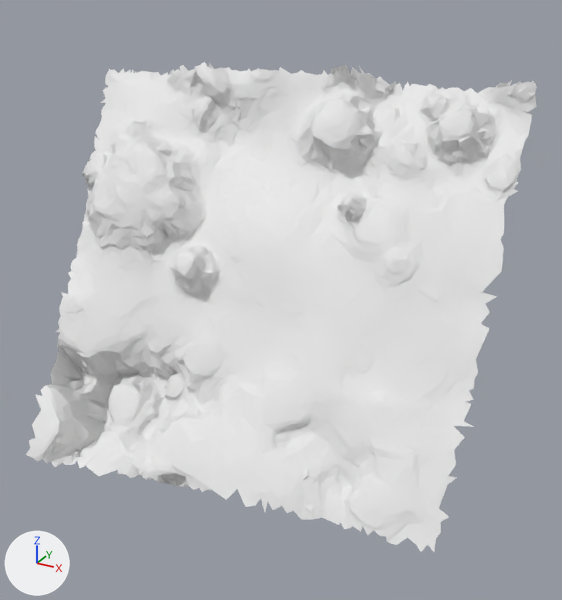
Two versions of the glTF model moon small_tiles/tile_326.glb, one commit apart.
The view is the same before and after, from a 50 mm lens placed at (0.4, 16.02, -13.16), pointed at (-3.56, 23.22, -16.76). The axes (+X, +Y, +Z) are drawn at lower left. The lights are the same throughout. The older version comes first. Vertices at exactly the same position are counted once.

In view in the first picture: 't326'.
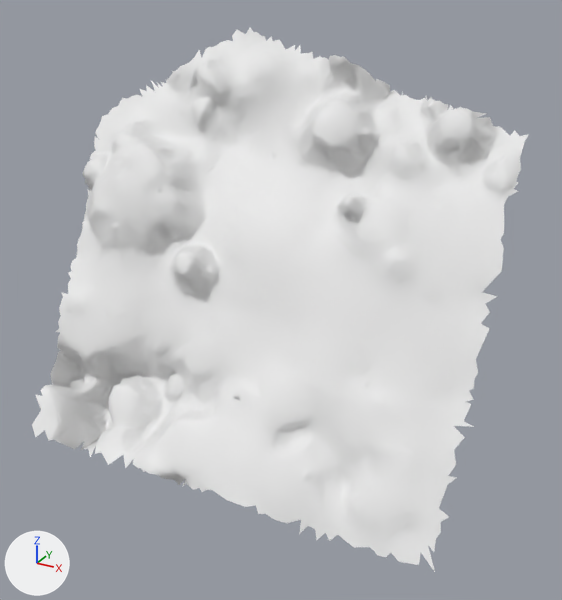
Diff of the bpy script that builds the scene:
```diff
--- a/moon small_tiles/tile_326.glb.py
+++ b/moon small_tiles/tile_326.glb.py
@@ me_t326 @@
 # used by ob_t326; location = (0.0, 0.0, 0.0)
-me_t326.from_pydata(...)  # 4785 vertices, 9247 faces; spans x -6.76..-1.14, y 21.3..25.1, z -18.72..-14.29
+me_t326.from_pydata(...)  # 4724 vertices, 9131 faces; spans x -6.64..-1.14, y 21.45..24.96, z -18.79..-13.95
+# me_t326 part 1: 199 vertices removed from x -6.76..-1.31, y 23.94..25.1, z -15.04..-14.36; 163 vertices added at x -5.55..-3.26, y 24.38..24.92, z -14.41..-13.95
+# me_t326 part 2: 58 vertices removed from x -5.96..-4.2, y 21.3..21.88, z -18.72..-18.35
+# me_t326 part 3: 33 vertices added at x -3.06..-1.15, y 21.8..22.06, z -18.79..-18.61
```

What differs and where, as boxes (x1, y1, x2, y2) in the pictures (562 x 600 px; the box of a moved part takes in the faces that stretch with it):
't326', reshaped (11% taller)
    before: (26, 62, 537, 552)
    after: (32, 28, 528, 572)
part 1 of me_t326, moved or reshaped
    before: (100, 69, 537, 135)
    after: (184, 28, 368, 75)
part 2 of me_t326, deleted
    before: (26, 430, 179, 487)
part 3 of me_t326, added
    after: (256, 506, 435, 572)
